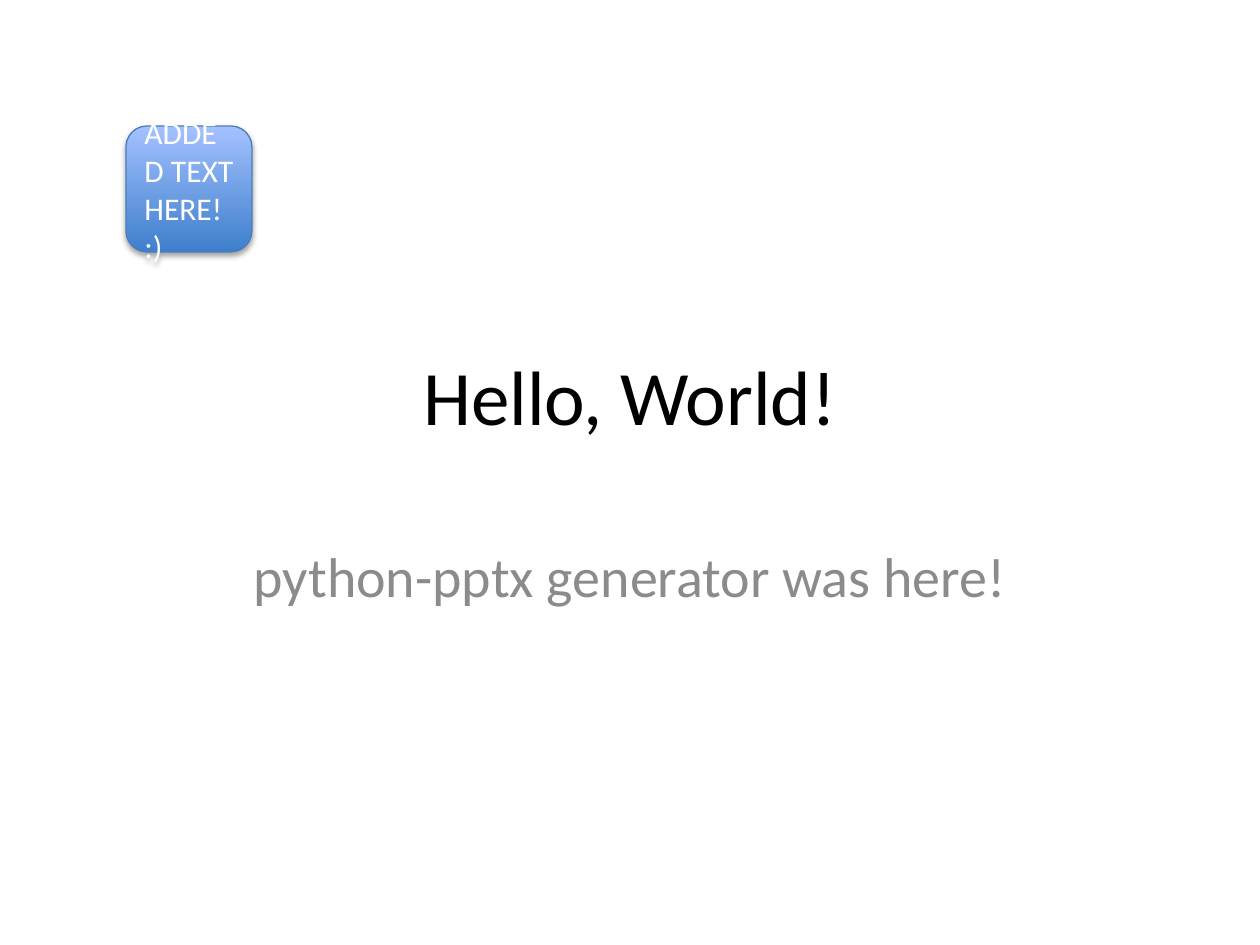
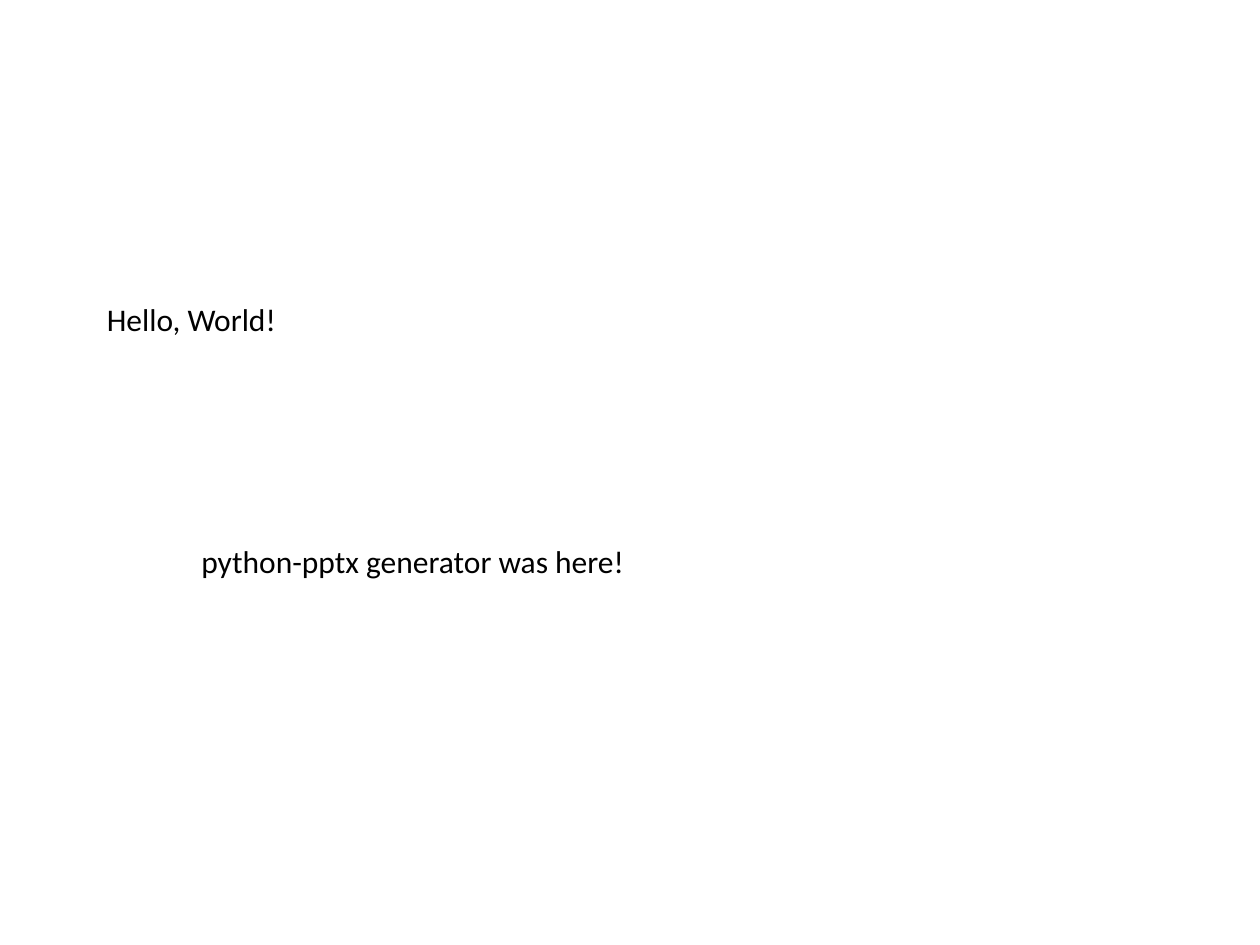
Before and after one commit to efwoods/pptx2py, a slide deck: slide 1 of generated_user1.pptx. Drawn at 1260x945 pixels with LibreOffice and Linux fonts; fonts in the diff are those of the drawing. Boxes give left, top, right and bottom in pixels: in the first picture for what was removed or moved away, otherwise in the second. Text is boxed around its words. In the diff, an @@ line names an element or a change of style, - is before the commit and + after.

```diff
--- a/generated_user1.pptx
+++ b/generated_user1.pptx
@@ rounded rectangle removed at box(126, 126, 252, 252) @@
-ADDED TEXT HERE! :)
@@ text "Hello, World!" at box(107, 309, 276, 335): size 44 to 18 pt; alignment centre to left; vertical alignment middle to top @@
@@ text "python-pptx generator was here!" at box(201, 551, 624, 579): size 32 to 18 pt, text colour #8C8C8C to #000000; alignment centre to left; less space between paragraphs @@
```
Also in this commit, not shown: 5 other files.
